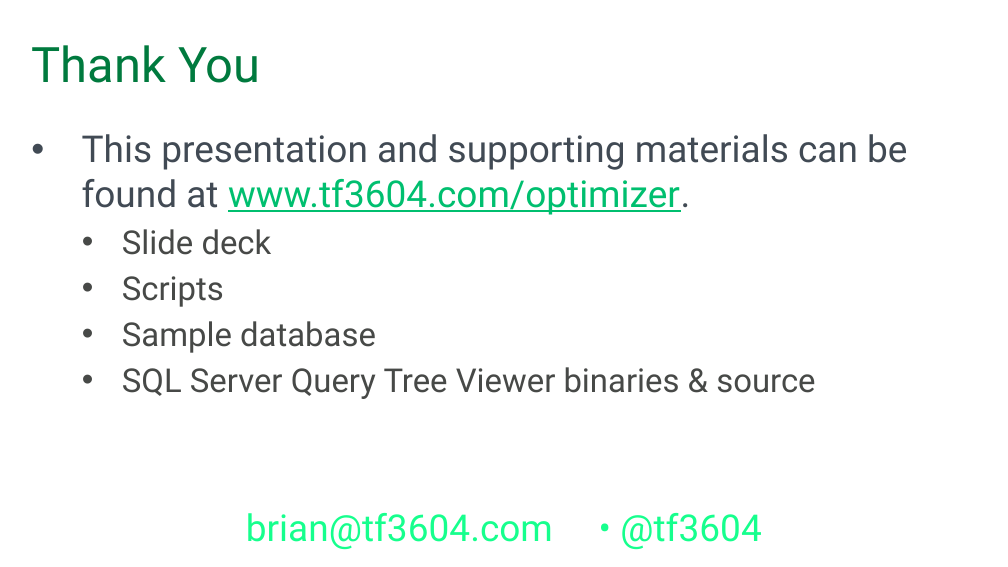
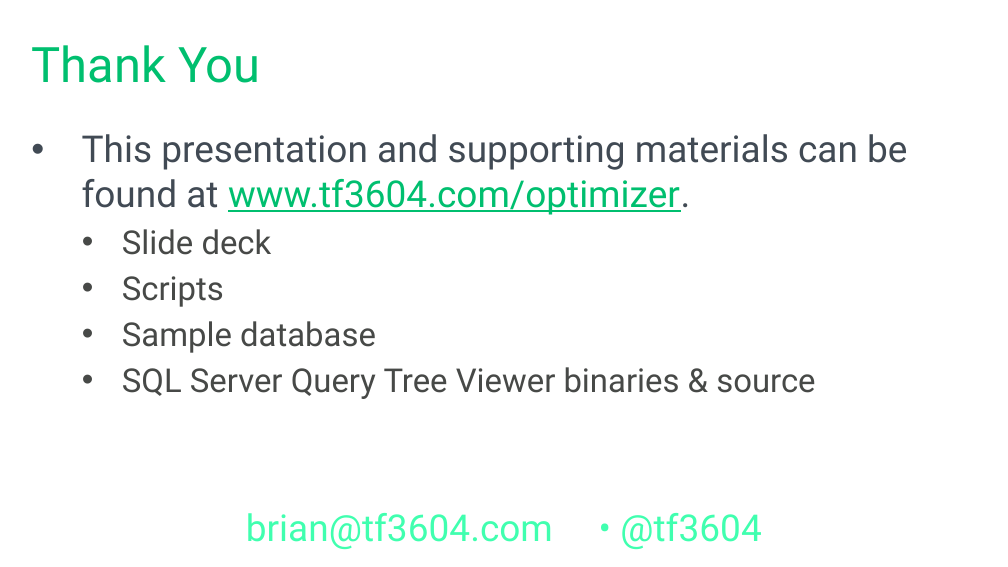
Before and after one commit to tf3604/OptimizerPresentation, a slide deck: slide 63 of Optimizer.pptx (slide 64 before the commit). Drawn at 1008x567 pixels with LibreOffice and Linux fonts; fonts in the diff are those of the drawing; background and template pictures are left out. Boxes give left, top, right and bottom in pixels: in the first picture for what was removed or moved away, otherwise in the second. Text is boxed around its words. In the diff, an @@ line names an element or a change of style, - is before the commit and + after.

```diff
--- a/Optimizer.pptx
+++ b/Optimizer.pptx
@@ title "Thank You" at box(32, 45, 261, 83): text colour #007A3E to #00BF6F @@
@@ text at box(246, 513, 761, 549): text colour #16FF8D to #40FFAF in "brian@tf3604.com • @tf3604" @@
```
Also in this commit, not shown: 61 other slides changed, 1 slide removed.
